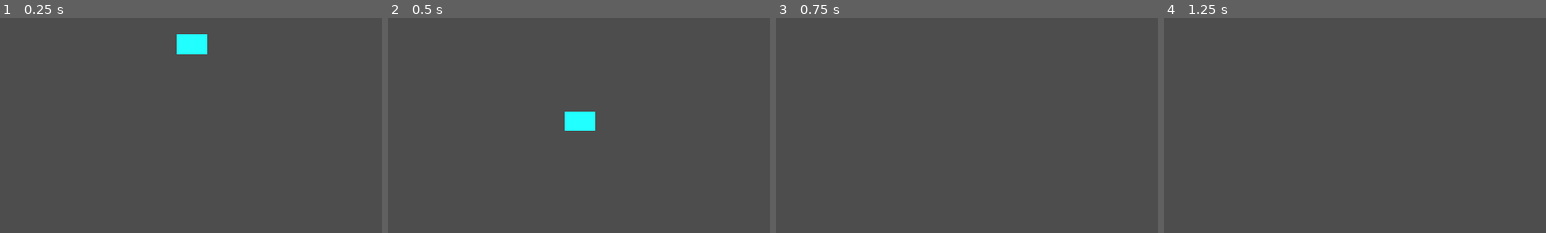
Above: before the commit, frames 1-4 (left to right).
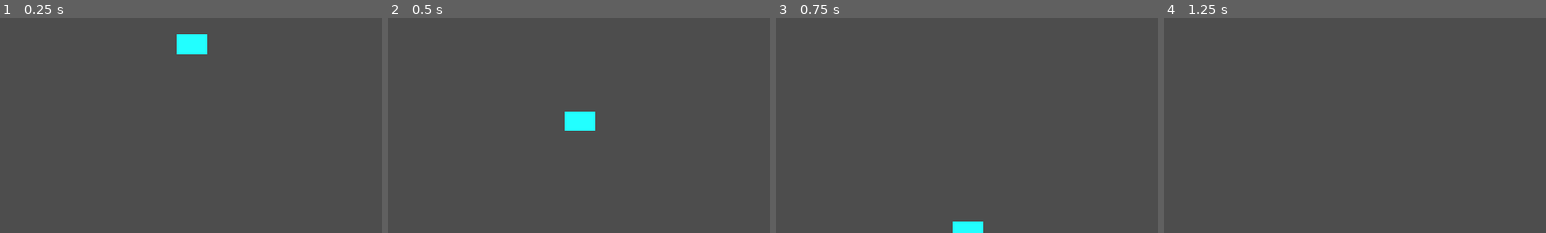
Above: after the commit, the same moments.

Repository: moocj1/flip-gravity
Game: Godot game, scene res://scenes/main.tscn
Two runs of this game, one before a commit and one after it. Both use one fixed random seed, a clock stepped at 60 frames per second and the inputs below.
Inputs:
- Up to frame 1 (0.25 s): no input
- Up to frame 2 (0.5 s): no input
- Up to frame 3 (0.75 s): tap Space (flip) at 0.6 s
- Up to frame 4 (1.25 s): no input
The pictures show only the part of the screen within x 25-75%, y 50-100%; the shares and areas given below are measured in that part.

Frames 1-2 are identical in both runs. In frame 3, 0.4% of the frame differs, in the area x 46-55%, y 94-100%; in frame 4, nothing differs.

Commit message:
feat: greybox ship can flip gravity

Diff:
--- a/scenes/ship.gd
+++ b/scenes/ship.gd
@@ -2,11 +2,24 @@
 
 
 @export var gravity: float = 1000
+@export var flip_cooldown: float = 0.2
 
+# The direction 1.0 means downward so +ve gravity.
 var direction: float = 1.0
-# The direction 1.0 means downward so +ve gravity.
+
+var cooldown_remaining: float = 0.0
+
 
 func _physics_process(delta: float) -> void:
+	cooldown_remaining -= delta
+
+	if Input.is_action_just_pressed("flip"):
+		if cooldown_remaining <= 0.0:
+			# Flip the gravity.
+			direction *= -1.0
+			cooldown_remaining = flip_cooldown
+
 	# Accelerates the velocity so it looks like its affected by gravity.
 	velocity.y += (gravity * direction * delta)
+
 	move_and_slide()
